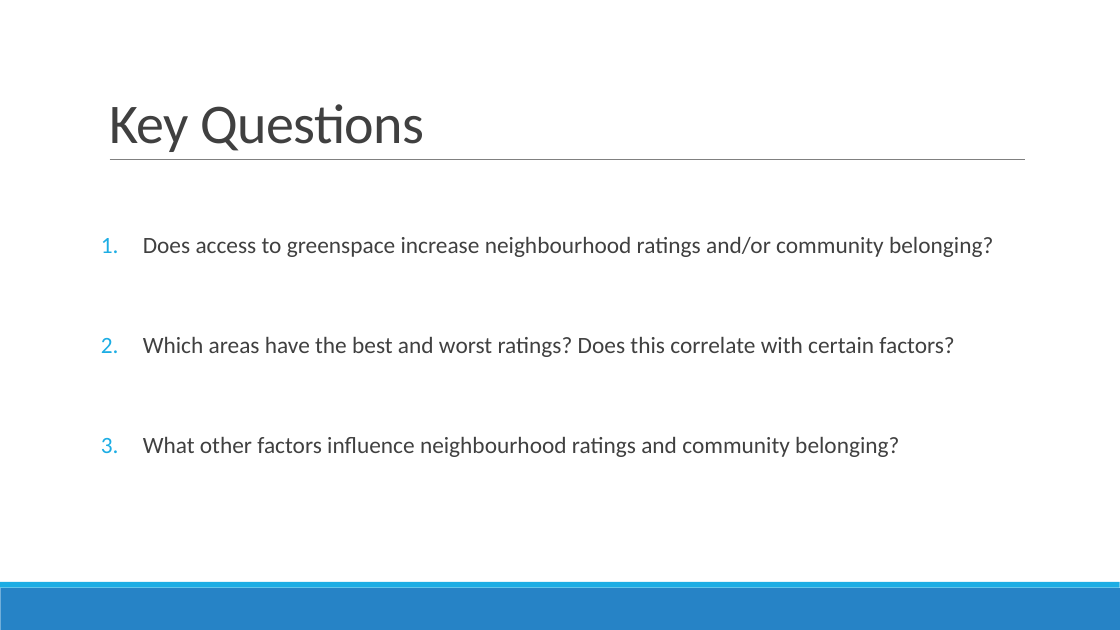
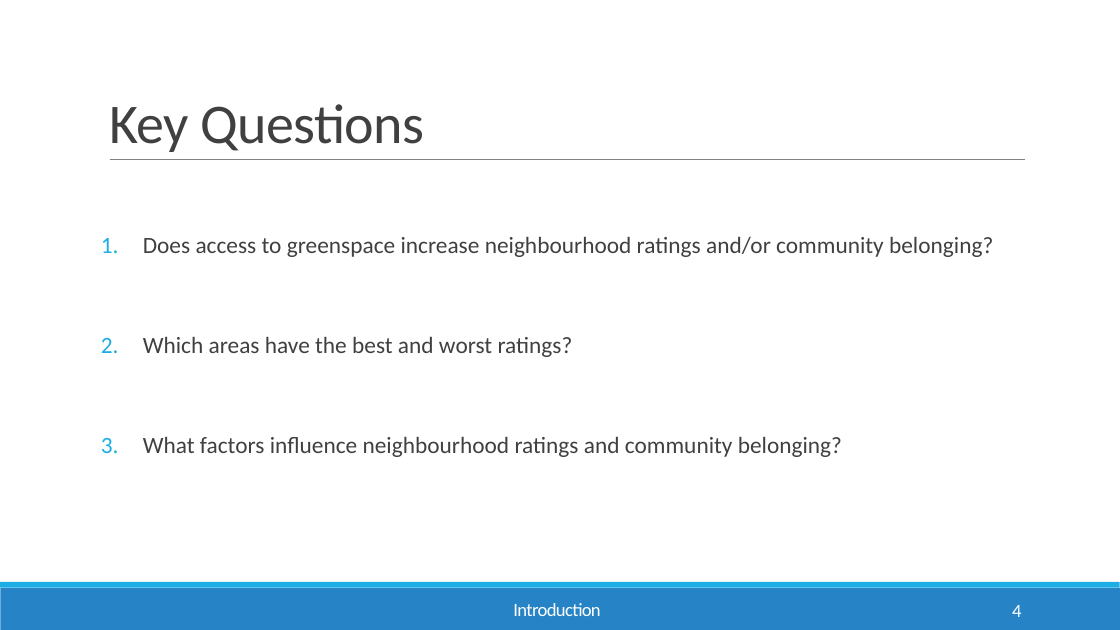
Before and after one commit to Emmz900/scottish_housing_project, a slide deck: slide 4 of presentation/Scottish Household Survey Analysis.pptx. Drawn at 1120x630 pixels with LibreOffice and Linux fonts; fonts in the diff are those of the drawing. Boxes give left, top, right and bottom in pixels: in the first picture for what was removed or moved away, otherwise in the second. Text is boxed around its words. In the diff, an @@ line names an element or a change of style, - is before the commit and + after.

```diff
--- a/presentation/Scottish Household Survey Analysis.pptx
+++ b/presentation/Scottish Household Survey Analysis.pptx
@@ text at bbox=[143, 337, 842, 457]: text changed @@
-2. Which areas have the best and worst ratings? Does this correlate with certain factors?
-3. What other factors influence neighbourhood ratings and community belonging?
+2. Which areas have the best and worst ratings?
+3. What factors influence neighbourhood ratings and community belonging?
@@ text added at bbox=[513, 603, 600, 616], 16 pt, text #FFFFFF @@
+Introduction
@@ page number added at bbox=[1012, 605, 1021, 617], 16 pt, text #FFFFFF @@
+4
```
Also in this commit, not shown: 5 other slides changed, 9 slides added, 5 slides removed, 4 other files.
